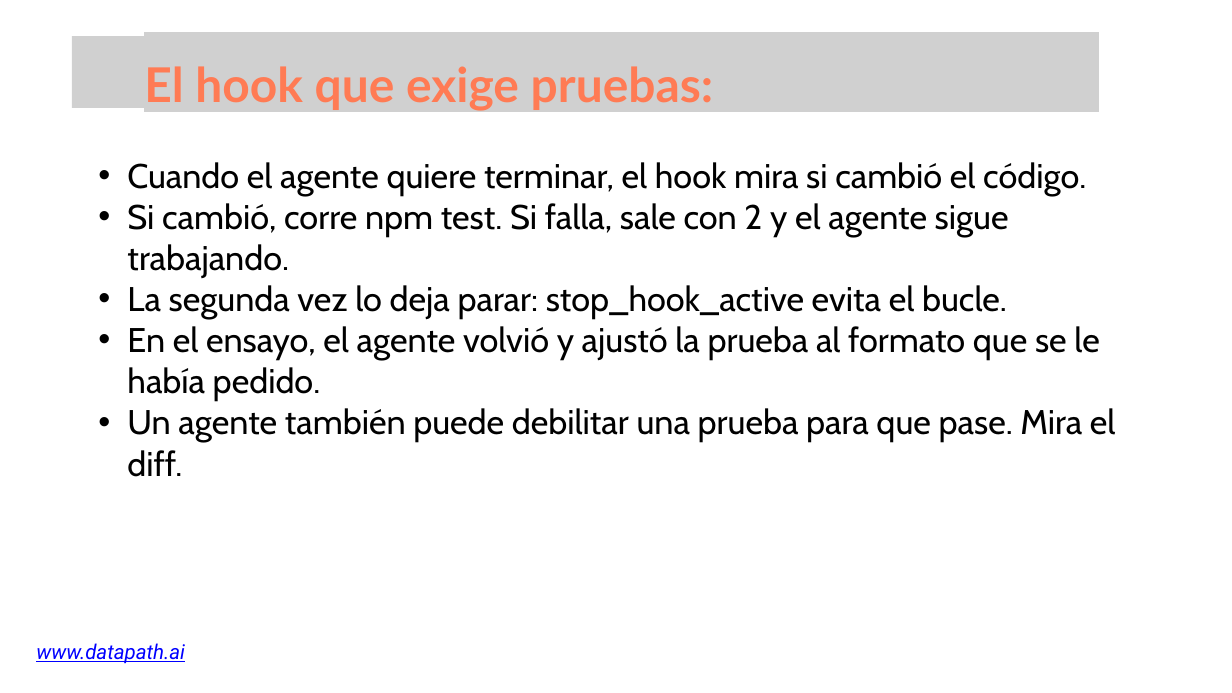
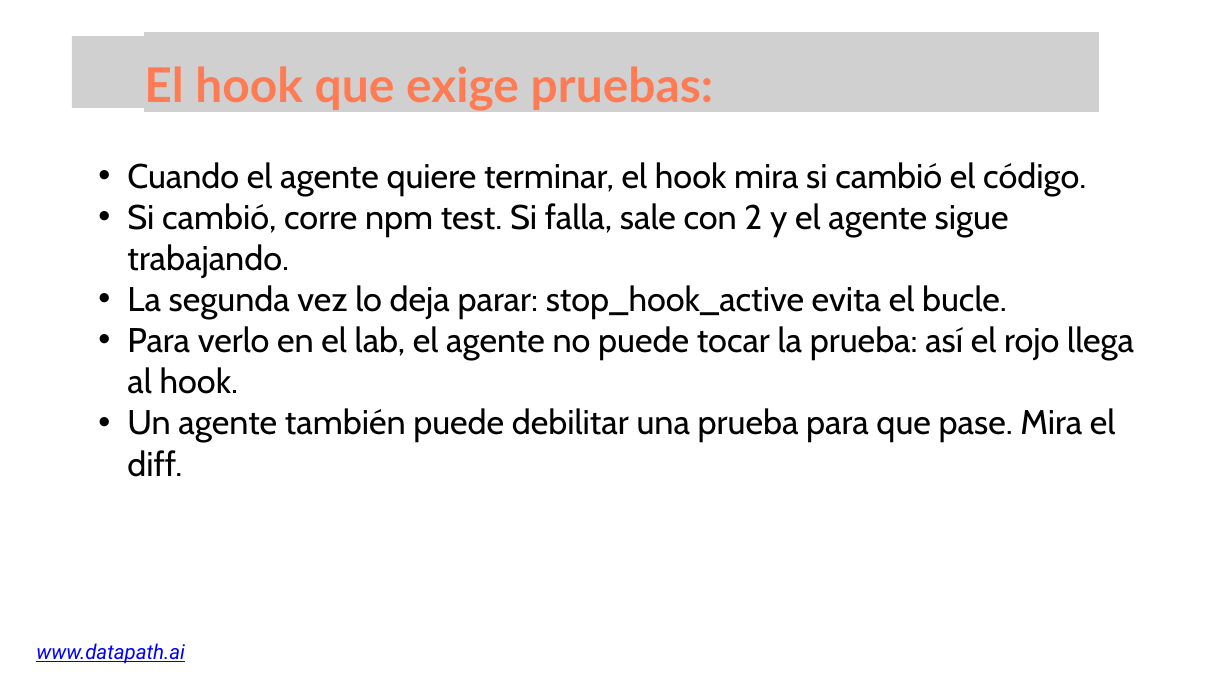
Before and after one commit to growlearnjo/merc_tech, a slide deck: slide 21 of doc_sesions/sesion6/Ed5_sesion6.pptx. Drawn at 1232x693 pixels with LibreOffice and Linux fonts; fonts in the diff are those of the drawing; grey boxes stand for pictures. Boxes give left, top, right and bottom in pixels: in the first picture for what was removed or moved away, otherwise in the second. Text is boxed around its words. In the diff, an @@ line names an element or a change of style, - is before the commit and + after.

```diff
--- a/doc_sesions/sesion6/Ed5_sesion6.pptx
+++ b/doc_sesions/sesion6/Ed5_sesion6.pptx
@@ text at (127,326,1134,394): text changed @@
-  • En el ensayo, el agente volvió y ajustó la prueba al formato que se le había pedido.
+  • Para verlo en el lab, el agente no puede tocar la prueba: así el rojo llega al hook.
```
Also in this commit, not shown: 4 other slides changed, 3 other files.
